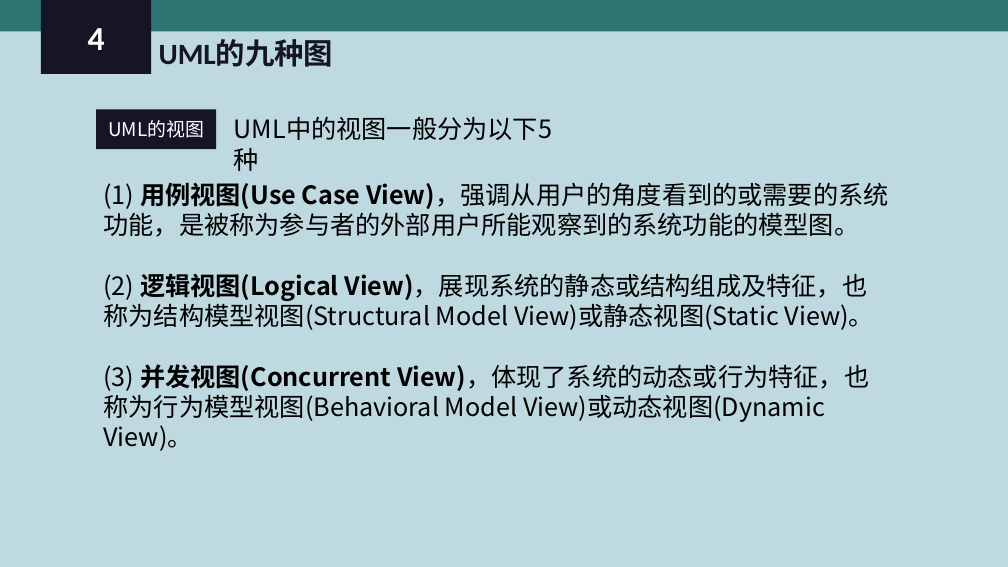
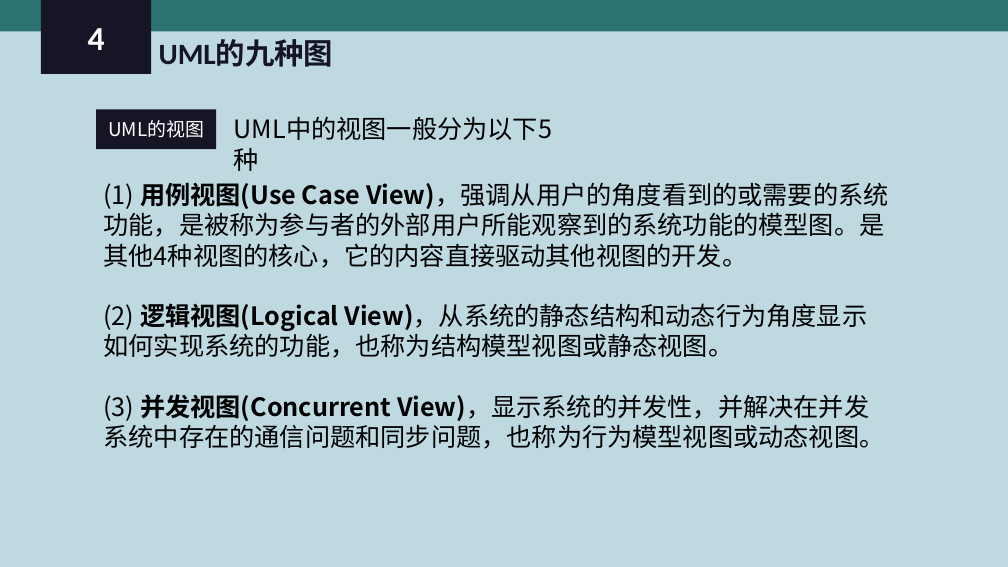
Before and after one commit to PRD-2018-G04/PRD-2018-G04, a slide deck: slide 17 of G04项目组/受控文档/翻转课堂PPT/PRD2018-G04-UML概述.ppt. Drawn at 1008x567 pixels with LibreOffice and Linux fonts; fonts in the diff are those of the drawing. Boxes give left, top, right and bottom in pixels: in the first picture for what was removed or moved away, otherwise in the second. Text is boxed around its words. In the diff, an @@ line names an element or a change of style, - is before the commit and + after.

```diff
--- a/G04项目组/受控文档/翻转课堂PPT/PRD2018-G04-UML概述.ppt
+++ b/G04项目组/受控文档/翻转课堂PPT/PRD2018-G04-UML概述.ppt
@@ text at bbox=[103, 182, 889, 449]: text changed @@
-(1) 用例视图(Use Case View)，强调从用户的角度看到的或需要的系统功能，是被称为参与者的外部用户所能观察到的系统功能的模型图。
-(2) 逻辑视图(Logical View)，展现系统的静态或结构组成及特征，也称为结构模型视图(Structural Model View)或静态视图(Static View)。
-(3) 并发视图(Concurrent View)，体现了系统的动态或行为特征，也称为行为模型视图(Behavioral Model View)或动态视图(Dynamic View)。
+(1) 用例视图(Use Case View)，强调从用户的角度看到的或需要的系统功能，是被称为参与者的外部用户所能观察到的系统功能的模型图。是其他4种视图的核心，它的内容直接驱动其他视图的开发。
+(2) 逻辑视图(Logical View)，从系统的静态结构和动态行为角度显示如何实现系统的功能，也称为结构模型视图或静态视图。
+(3) 并发视图(Concurrent View)，显示系统的并发性，并解决在并发系统中存在的通信问题和同步问题，也称为行为模型视图或动态视图。
```
Also in this commit, not shown: 22 other slides changed, 4 slides added, 1 slide removed.
